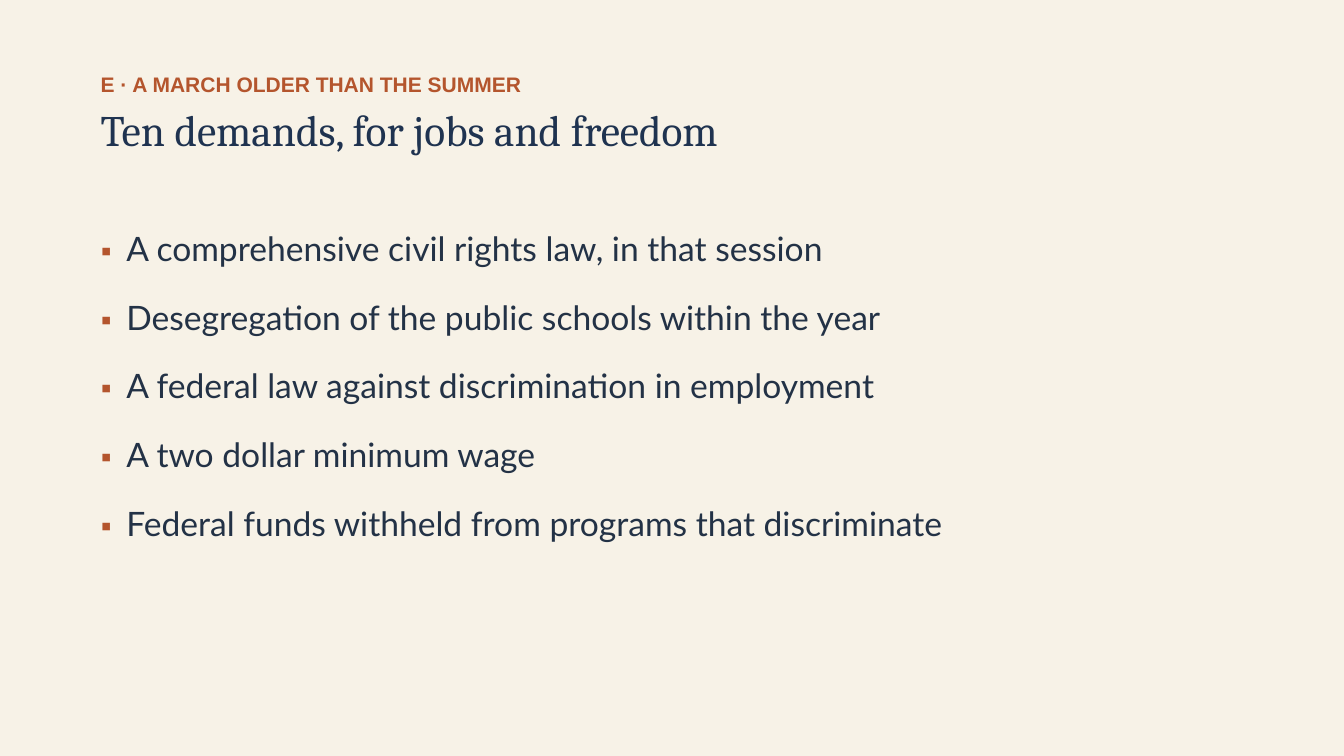
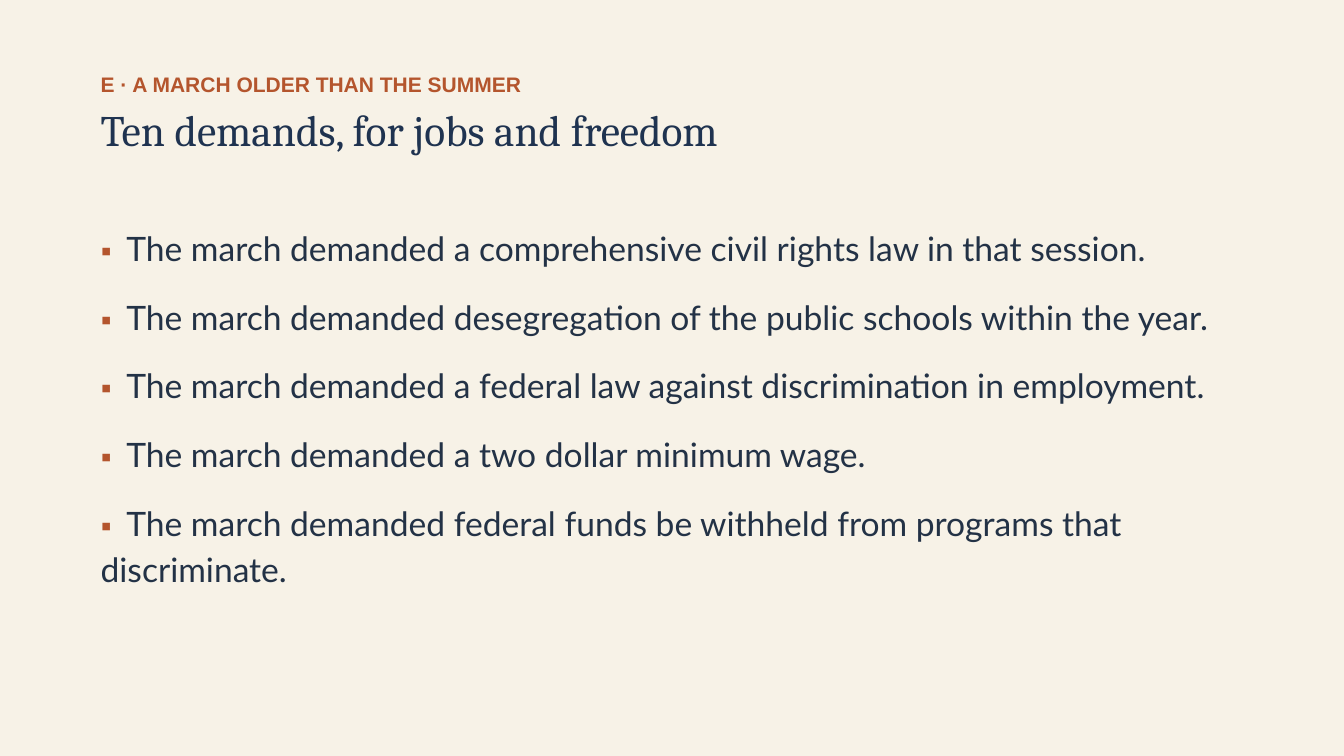
Before and after one commit to ab17gthb/humanities-curriculum-group, a slide deck: slide 15 of civil-rights/lesson-05/lesson-05-slides.pptx. Drawn at 1344x756 pixels with LibreOffice and Linux fonts; fonts in the diff are those of the drawing. Boxes give left, top, right and bottom in pixels: in the first picture for what was removed or moved away, otherwise in the second. Text is boxed around its words. In the diff, an @@ line names an element or a change of style, - is before the commit and + after.

Commit message:
Rollout: Civil Rights L5 reworked and live (Birmingham and the March on Washington)

```diff
--- a/civil-rights/lesson-05/lesson-05-slides.pptx
+++ b/civil-rights/lesson-05/lesson-05-slides.pptx
@@ text at <box>101,236,1208,583</box>: text changed @@
-▪ A comprehensive civil rights law, in that session
-▪ Desegregation of the public schools within the year
-▪ A federal law against discrimination in employment
-▪ A two dollar minimum wage
-▪ Federal funds withheld from programs that discriminate
+▪ The march demanded a comprehensive civil rights law in that session.
+▪ The march demanded desegregation of the public schools within the year.
+▪ The march demanded a federal law against discrimination in employment.
+▪ The march demanded a two dollar minimum wage.
+▪ The march demanded federal funds be withheld from programs that discriminate.
```
Also in this commit, not shown: 9 other slides changed, 6 other files.
